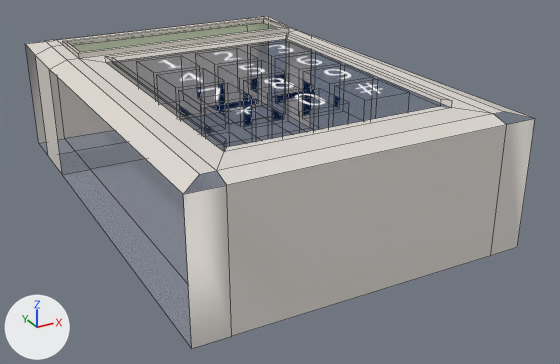
Before and after pictures for a commit that changed the FBX model Assets/Resources/Models/Keypad/Keypad.fbx.
The view is the same before and after, from a 50 mm camera at (-0.1033, -0.2135, 0.1058) aimed at (0.0075, -0.0122, 0.0052). Arrows for +X, +Y and +Z are at lower left; the lights stay in place. Mesh edges are drawn as thin lines. Where no turn or scale is listed for an object, it has been applied to the vertices. Vertices at the same position are counted once.

The first picture shows 'keypad'.
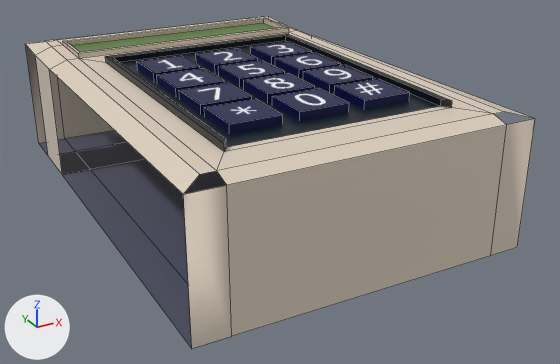
Commit message: Split Keypad Screen
I split up the keypad screen so that the text can be put behind it.

What changed in the scene script:
```text
Change img_keypad_texture_coloured_png:
    img_keypad_texture_coloured_png: load_image('keypad_texture_coloured.png', 'keypad_texture_coloured.png', 1024, 1024, 'Non-Color') -> load_image('keypad_texture_coloured.png', 'keypad_texture_coloured.png', 1024, 1024, 'sRGB')
Add mat_keypad_material:
    mat_keypad_material = principled_material('Keypad Material')
    mat_keypad_material.texture = img_keypad_texture_coloured_png  # with its transparency
    mat_keypad_material.roughness = 0.4
Change me_keypad_object:
    used by ob_keypad; location = (0.0, 0.0, 0.0)
    remove me_keypad_object.from_pydata(...)  # 168 vertices, 122 faces; spans x -0.05..0.05, y -0.075..0.075, z 0.0..0.0425
    add me_keypad_object.from_pydata(...)  # 168 vertices, 121 faces; spans x -0.05..0.05, y -0.075..0.075, z 0.0..0.0425
    me_keypad_object part 1: 121 faces spanning x -0.05..0.05, y -0.075..0.075, z 0.0..0.0425 switch from mat_material_004 to mat_keypad_material (picture img_keypad_texture_coloured_png)
Add me_keypad_screen:
    me_keypad_screen.from_pydata(...)  # 4 vertices, 1 face; spans x -0.0388..0.0388, y -0.0082..0.0082, z 0.0
    me_keypad_screen.materials.append(mat_keypad_material)  # picture img_keypad_texture_coloured_png
Add ob_keypad_screen:
    ob_keypad_screen = bpy.data.objects.new('keypad_screen', me_keypad_screen)
    ob_keypad_screen.location = (0.0, 0.05, 0.04)
```

What differs and where, as boxes [x1, y1, x2, y2] in the pictures (560 x 364 px):
'keypad', surface changed, reshaped
    both: [25, 16, 535, 348]
'keypad_screen', added (green)
    after: [73, 23, 275, 52]
